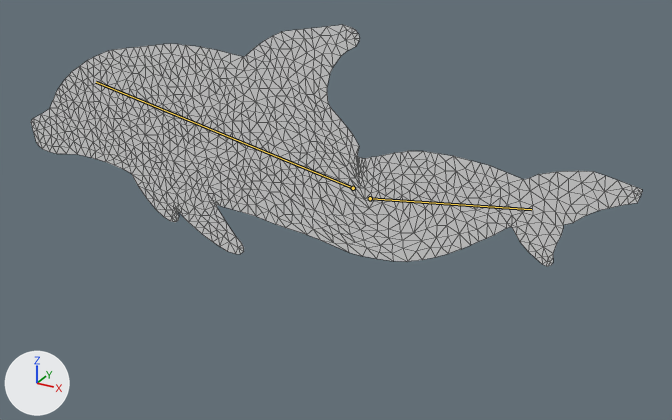
The Blender file data/dolphin/dolphin.blend, before and after one commit.
Rendered twice from a camera (50 mm lens) standing at (2.0, -2.91, 1.33) and looking at (0.37, 0.06, -0.15). The lights are fixed; the arrows at lower left show +X, +Y and +Z. Both versions are drawn at frame 30 of the action 'ArmatureAction.004'; the numbers are the values there. The bones that bend it are drawn over the model as lines. Mesh edges are drawn as thin lines.

The first picture shows 'dolphin'.
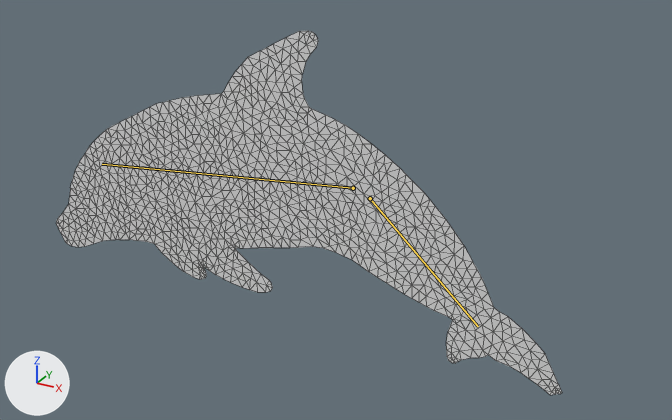
Boxes [x1, y1, x2, y2] around the edits, measured in the pictures (672 x 420 px):
'dolphin', posed (17% narrower, 51% taller): before [31, 25, 642, 266]; after [56, 31, 562, 395]
bone 'Bone', root to tip: before (370, 198) to (531, 209); after (370, 198) to (478, 326)
bone 'Bone.001', root to tip: before (353, 188) to (96, 82); after (353, 188) to (102, 164)

What the commit changed:
Bone 'Bone' (bone_bone) turns from (0, 0, 69) to (0, 0, 19) degrees about its own x, y and z.
Bone 'Bone.001' (bone_bone_001) turns from (0, 0, 1) to (0, 0, 18) degrees about its own x, y and z.
